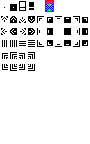
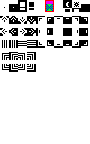
Layers edited between the first and the second 90 × 144 image:
added layer "edge" above "Background" over [0, 0, 90, 72]
painted on "Background" over [63, 1, 89, 11]
